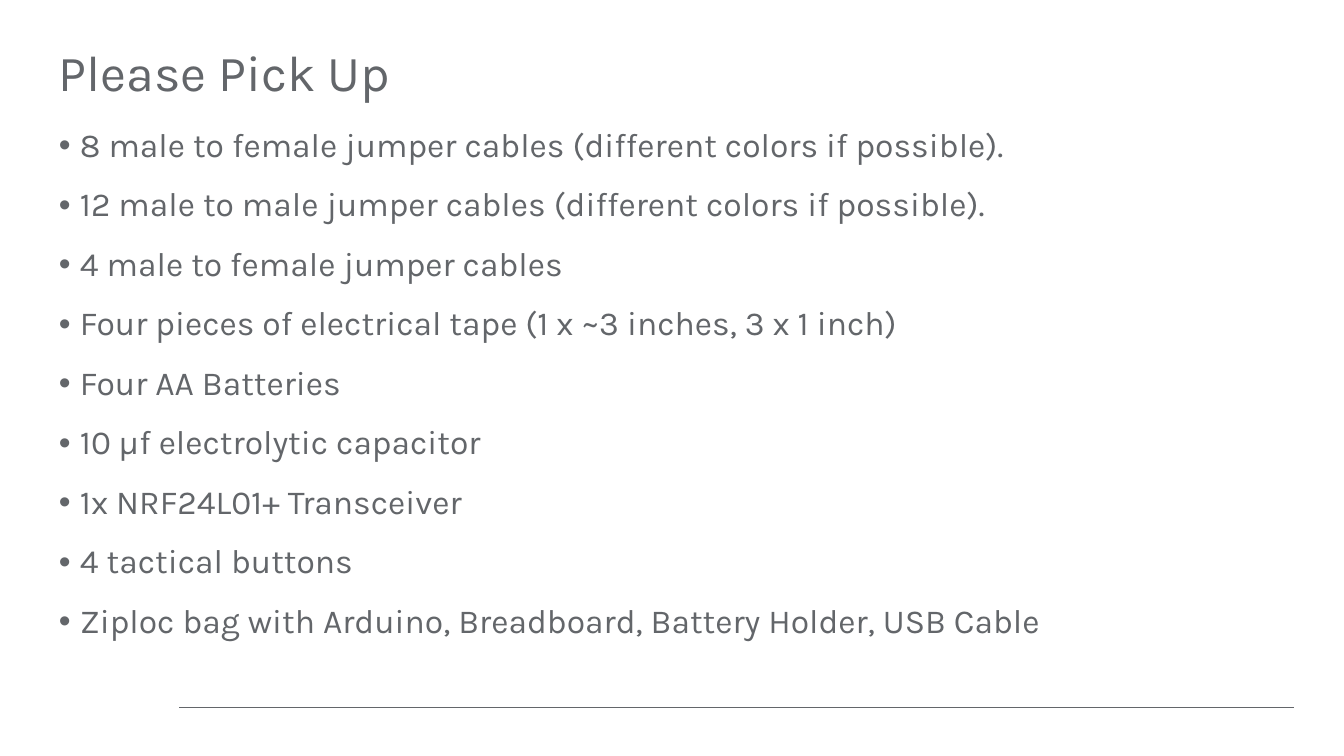
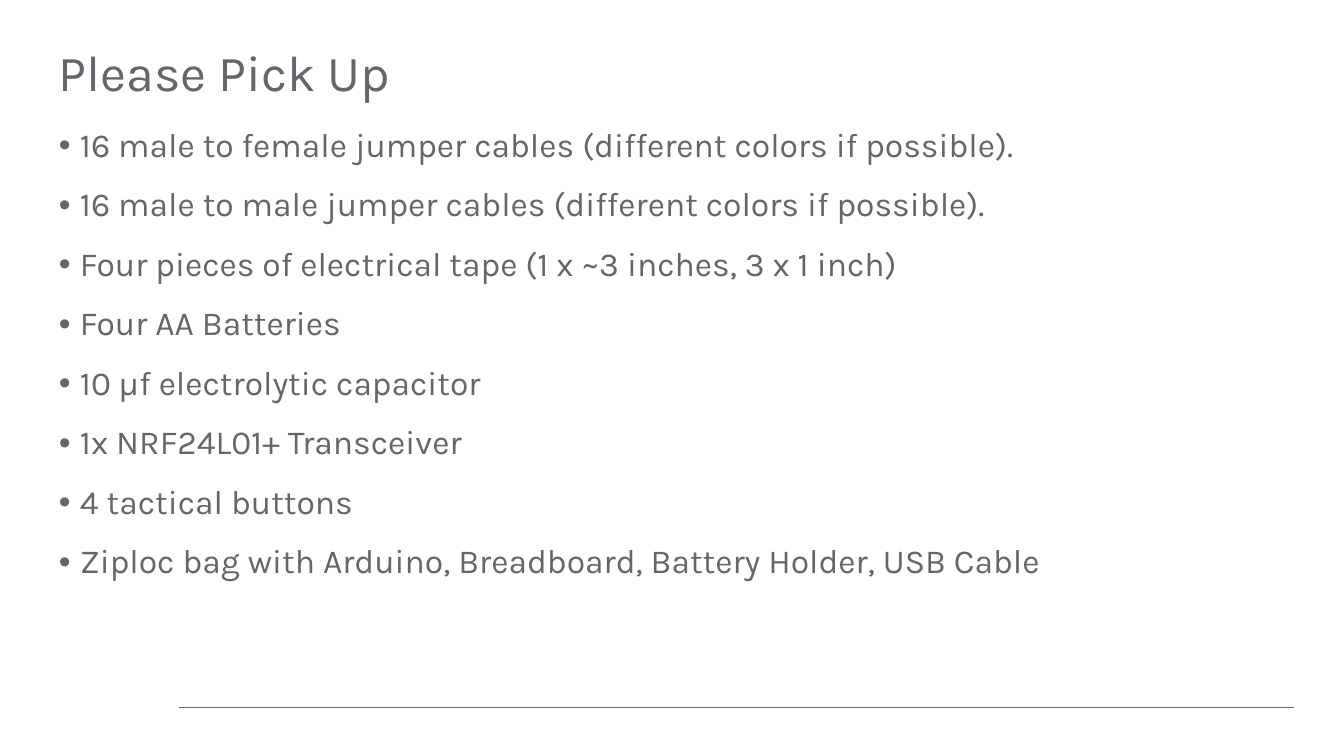
Before and after one commit to pilotdeveloper/sensors_lab, a slide deck: slide 3 of class-guide.pptx. Drawn at 1344x756 pixels with LibreOffice and Linux fonts; fonts in the diff are those of the drawing; background and template pictures are left out. Boxes give left, top, right and bottom in pixels: in the first picture for what was removed or moved away, otherwise in the second. Text is boxed around its words. In the diff, an @@ line names an element or a change of style, - is before the commit and + after.

```diff
--- a/class-guide.pptx
+++ b/class-guide.pptx
@@ text at (80,133,1013,224): text changed @@
-• 8 male to female jumper cables (different colors if possible).
-• 12 male to male jumper cables (different colors if possible).
-• 4 male to female jumper cables
+• 16 male to female jumper cables (different colors if possible).
+• 16 male to male jumper cables (different colors if possible).
```
Also in this commit, not shown: 1 slide added, 8 other files.
